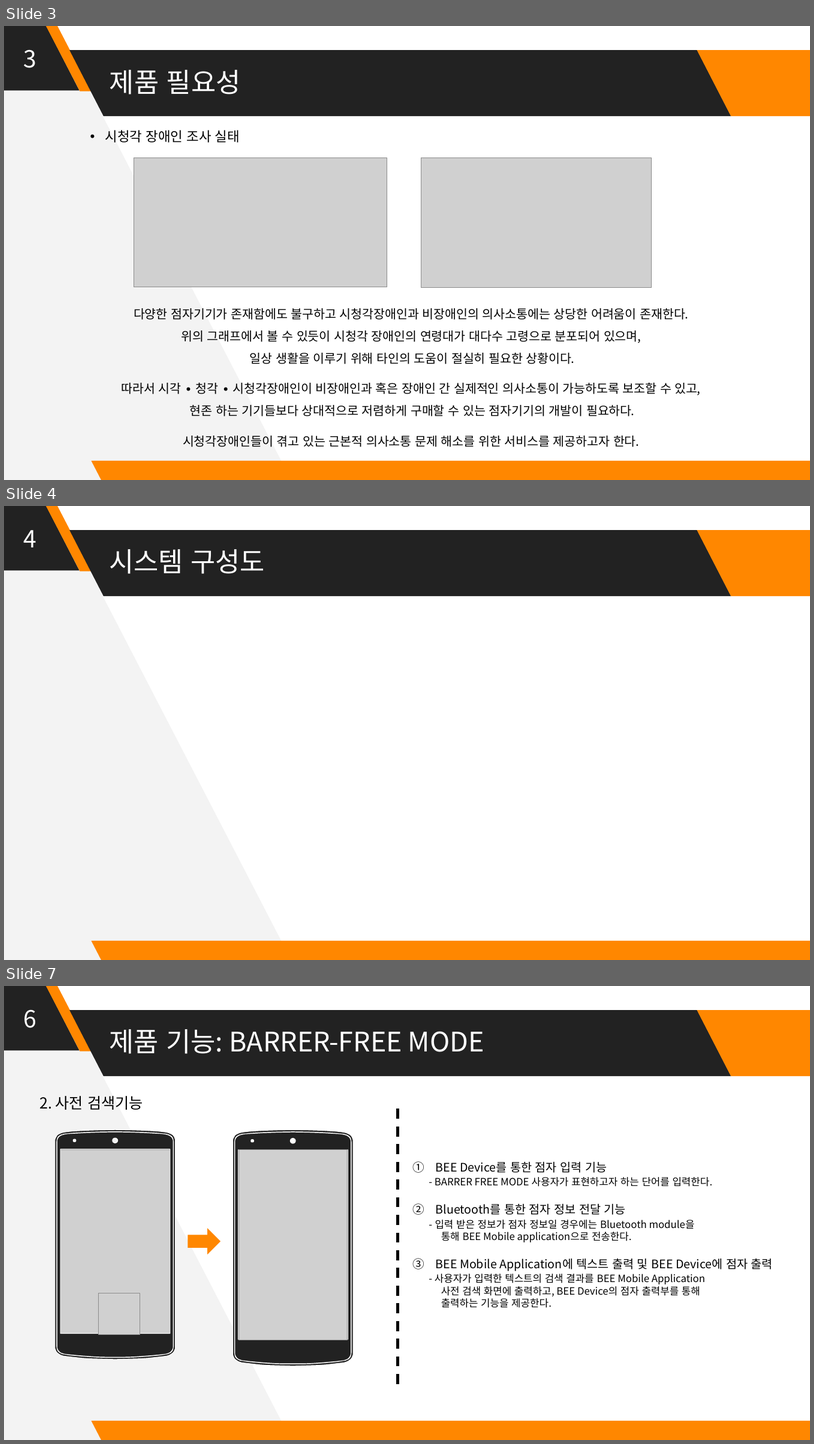
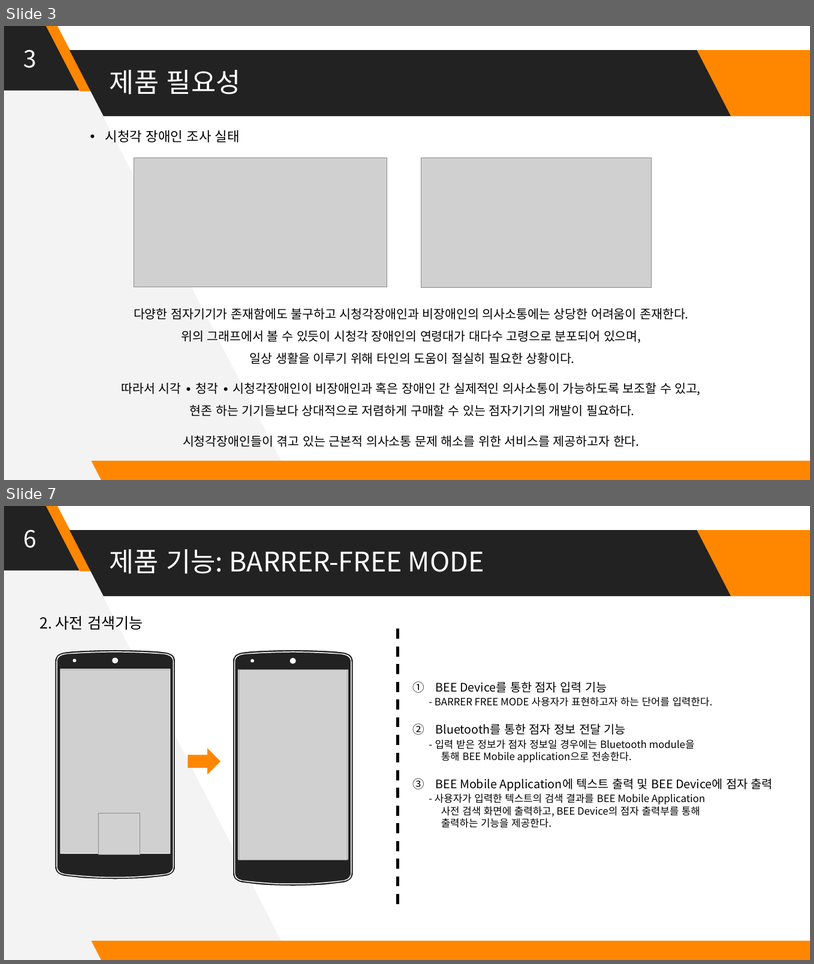
Before and after one commit to Huffon/2019_Capstone_bee, a slide deck: docs/8_Final Presentation Panel.pptx. Shown one above the other, each under a label of ours: slides 3, 4 and 7 before the commit, slides 3 and 7 after it; the slides between them are not shown. The pictures are 814x1444 and 814x964 pixels, drawn with LibreOffice and Linux fonts; fonts in the diff are those of the drawing; grey boxes stand for pictures. Boxes give left, top, right and bottom in pixels: in the first picture for what was removed or moved away, otherwise in the second. Text is boxed around its words. In the diff, an @@ line names an element or a change of style, - is before the commit and + after.

```diff
--- a/docs/8_Final Presentation Panel.pptx
+++ b/docs/8_Final Presentation Panel.pptx
@@ slide 4 removed at box(4, 506, 810, 960), background #FFFFFF; not listed: 6 template elements that a slide beside it also shows @@
@@ text removed at box(24, 530, 37, 547) @@
-4
@@ title removed at box(109, 549, 266, 574) @@
-시스템 구성도
```
Also in this commit, not shown: 1 slide changed, 1 slide added.
